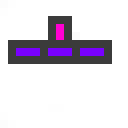
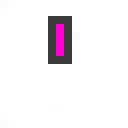
Layered file, before and after one edit (128 x 128). Changes by layer:
painted on "Layer 0" over [8,40,112,64]
